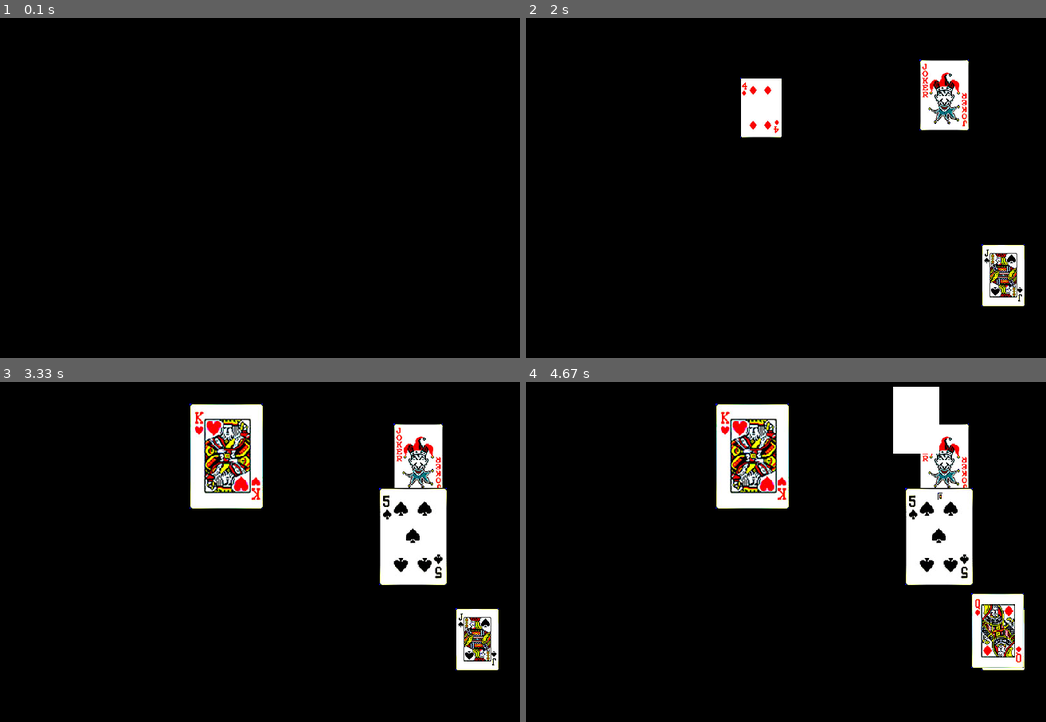
Above: before the commit, frames 1-4 (two rows, left to right).
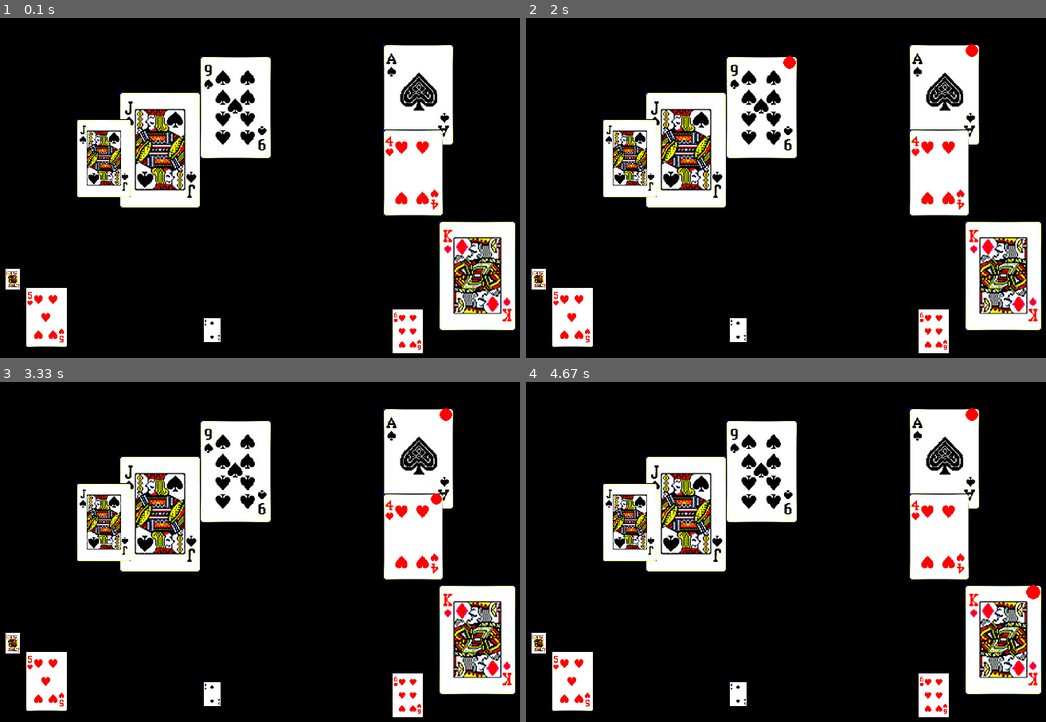
Above: after the commit, the same moments.

Repository: kissmett/children-programming
Game: pygame game, started from PlayCards.py
The game is run twice, just before and just after one commit, with the same random seed, the same clock (stepped at 60 frames per second) and the same inputs.
Inputs (mouse positions are in pixels of both pictures, inside the frame that each line leads up to):
- Up to frame 1 (0.1 s): no input
- Up to frame 2 (2 s): click (1004, 276) at 0.38 s; click (1004, 276) at 0.72 s; click (942, 92) at 1.05 s; click (760, 106) at 1.88 s
- Up to frame 3 (3.33 s): click (410, 535) at 2.22 s; click (223, 456) at 2.55 s
- Up to frame 4 (4.67 s): click (942, 494) at 3.38 s; click (999, 630) at 4.22 s; click (916, 419) at 4.55 s

The runs differ from the first frame. In frame 1, 22% of the frame differs, in the area x 0-100%, y 7-99%; in frame 2, 21%; in frame 3, 20%; in frame 4, 21%.

Commit message:
可通过点击来选择/取消选择Card，选中的Card会有红点

Diff:
--- a/PlayCards.py
+++ b/PlayCards.py
@@ -14,26 +14,56 @@
 
 class Card(pygame.sprite.Sprite):
     # 属性image/rect不可少
-    def __init__(self,imagefile,pos,scale):
+    def __init__(self,imagefile,pos,scale,selected=False):
         pygame.sprite.Sprite.__init__(self)
-        self.image = pygame.image.load(imagefile)
+        self.filename = imagefile
         self.pos = pos
         self.scale = scale
+        self.selected = selected
+        self.image = pygame.image.load(self.filename)
         self.image = pygame.transform.scale(self.image,
                                             (self.image.get_rect().width*self.scale,
                                              self.image.get_rect().height*self.scale)
                                              )
+        self.image0 = self.image.copy()
         self.rect = self.image.get_rect()
         self.rect.x = self.pos[0] - self.rect.width/2
         self.rect.y = self.pos[1] - self.rect.height/2
         pass
     def update(self):
+        # print(self.filename,'.update()')
         # self.rect.x = self.pos[0] - self.rect.width/2
         # self.rect.y = self.pos[1] - self.rect.height/2
+        if self.selected:
+            # pygame.draw.rect(self.image,RED,self.rect)
+            # pygame.draw.rect(self.image,RED,(),20)
+            pygame.draw.circle(self.image,RED,
+                               (self.rect.width-10*self.scale,10*self.scale),
+                               10*self.scale) #OK, draw a circle on the image from topright
+            # pygame.draw.circle(screen,RED,
+            #                    (self.rect.x+self.rect.width-10*self.scale,
+            #                     self.rect.y+10*self.scale),
+            #                    10*self.scale) #Not
+
         pass
+    def choose(self):
+        if self.selected:
+            self.selected = False
+            self.image = self.image0.copy()
+        else:
+            self.selected = True
+
+imagefile_list = [ f for f in os.listdir('./assets_en') if f.rfind('.jpg')>0 ]
 
 sprite_list = pygame.sprite.Group()
-imagefile_list = [ f for f in os.listdir('./assets_en') if f.rfind('.jpg')>0 ]
+for i in range(10):
+    sprite = Card('assets_en/'+random.choice(imagefile_list),
+                          (random.randint(100,700),random.randint(100,500)),
+                          random.random(),
+                          selected=False
+                          )
+    sprite_list.add(sprite)
+
 keep_going=True
 while keep_going:
     for event in pygame.event.get():
@@ -41,10 +71,18 @@
             keep_going = False
         if event.type == pygame.MOUSEBUTTONDOWN:
             pos = event.pos
-            sprite = Card('assets_en/'+random.choice(imagefile_list),pos,random.random())
-            sprite_list.add(sprite)
+            # sprite = Card('assets_en/'+random.choice(imagefile_list),
+            #               pos,
+            #               random.random(),
+            #               True
+            #               )
+            # sprite_list.add(sprite)
+            for s in sprite_list:
+                if s.rect.collidepoint(pos):
+                    s.choose()
+
     screen.fill(BLACK)
-    sprite_list.update()
+    sprite_list.update() # 调用list里每一个精灵的update()
     sprite_list.draw(screen)
     pygame.display.update()
     timer.tick(60)
